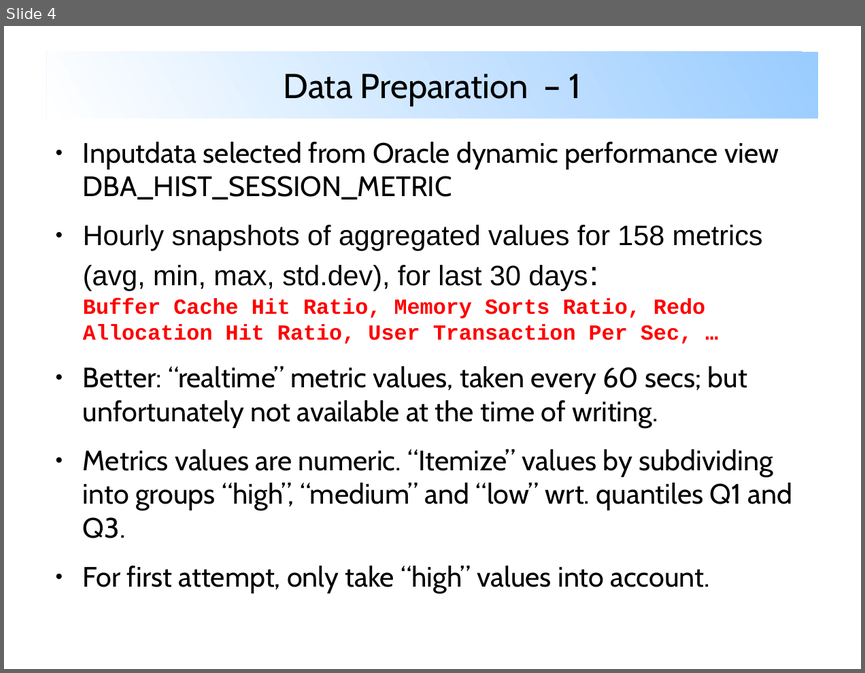
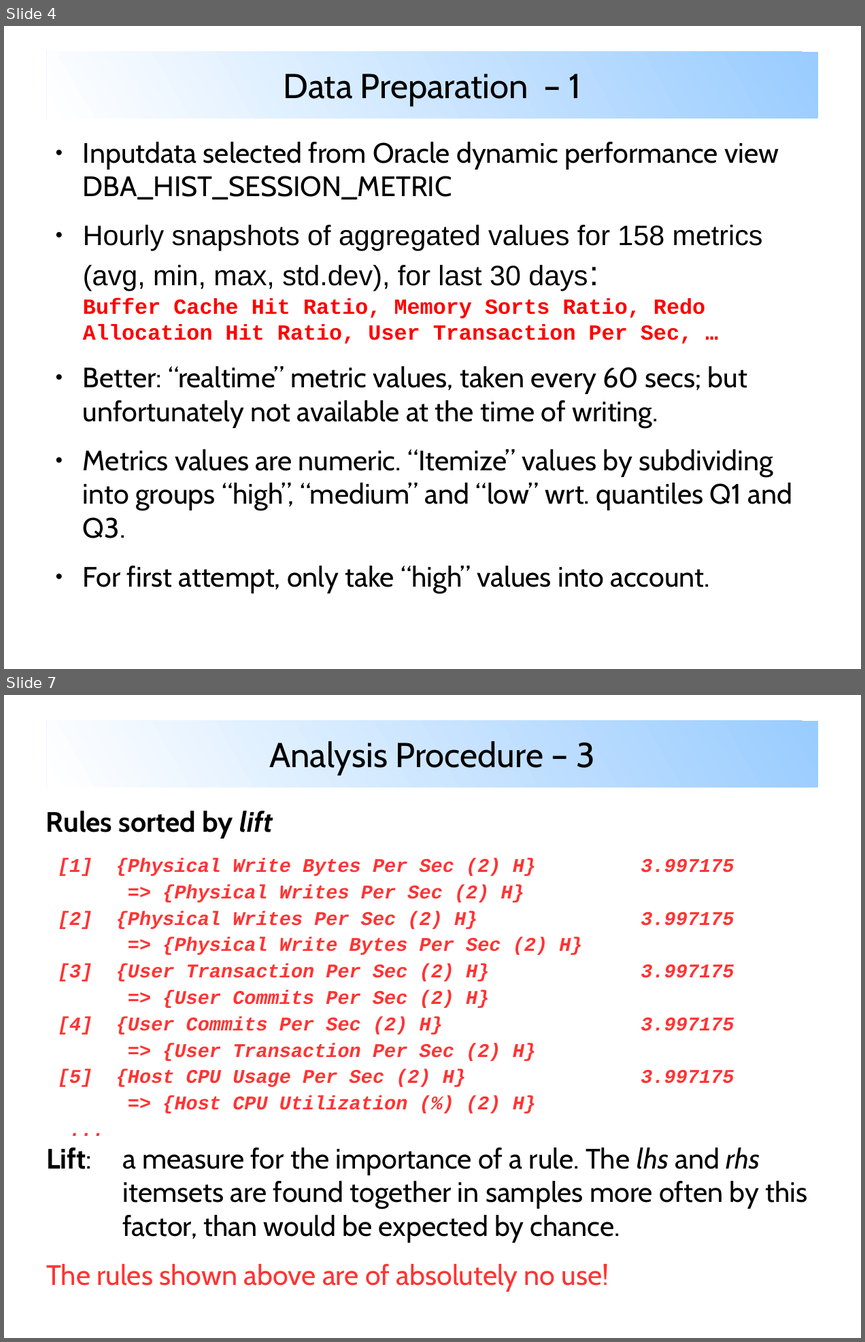
Before and after one commit to mbassi1364/CAS-Applied-Data-Science, a slide deck: Machine-Learning-Project/project.1/metriken.2020-03-14/analysis/prod.dba_hist_sysmetric_summary.2020-02-12-bis-2020-03-14/Report/bassi_oracle_metrics_association_mining.odp. Shown one above the other, each under a label of ours: slide 4 before the commit, slides 4 and 7 after it; the slides between them are not shown. The pictures are 865x673 and 865x1342 pixels, drawn with LibreOffice and Linux fonts; fonts in the diff are those of the drawing. Boxes give left, top, right and bottom in pixels: in the first picture for what was removed or moved away, otherwise in the second. Text is boxed around its words. In the diff, an @@ line names an element or a change of style, - is before the commit and + after.

```diff
--- a/Machine-Learning-Project/project.1/metriken.2020-03-14/analysis/prod.dba_hist_sysmetric_summary.2020-02-12-bis-2020-03-14/Report/bassi_oracle_metrics_association_mining.odp
+++ b/Machine-Learning-Project/project.1/metriken.2020-03-14/analysis/prod.dba_hist_sysmetric_summary.2020-02-12-bis-2020-03-14/Report/bassi_oracle_metrics_association_mining.odp
@@ slide 7 added at <box>4,695,861,1338</box>, background #FFFFFF @@
@@ title added at <box>47,721,818,787</box>, fill gradient #99CCFF to #FFFFFF, 32 pt, text #000000 @@
+Analysis Procedure – 3
@@ text added at <box>46,811,582,1113</box>, 18 pt, text #FF3333, bold, italic @@
+Rules sorted by lift
+[1] {Physical Write Bytes Per Sec (2) H} 3.997175
+=> {Physical Writes Per Sec (2) H}
+[2] {Physical Writes Per Sec (2) H} 3.997175
+=> {Physical Write Bytes Per Sec (2) H}
+[3] {User Transaction Per Sec (2) H} 3.997175
+=> {User Commits Per Sec (2) H}
+[4] {User Commits Per Sec (2) H} 3.997175
+=> {User Transaction Per Sec (2) H}
+[5] {Host CPU Usage Per Sec (2) H} 3.997175
+=> {Host CPU Utilization (%) (2) H}
+...
@@ text added at <box>46,1147,807,1291</box>, 26 pt, text #000000 @@
+Lift: a measure for the importance of a rule. The lhs and rhs itemsets are found together in samples more often by this factor, than would be expected by chance.
+The rules shown above are of absolutely no use!
```
Also in this commit, not shown: 2 slides changed, 2 other slides added.
